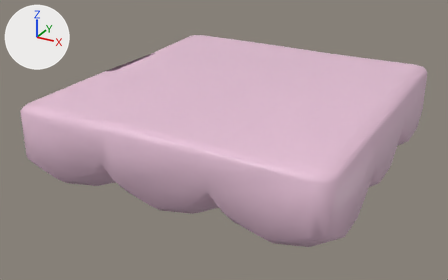
Before and after pictures for a commit that changed the FBX model Definitive Art/3D/Cloud_hp.fbx.
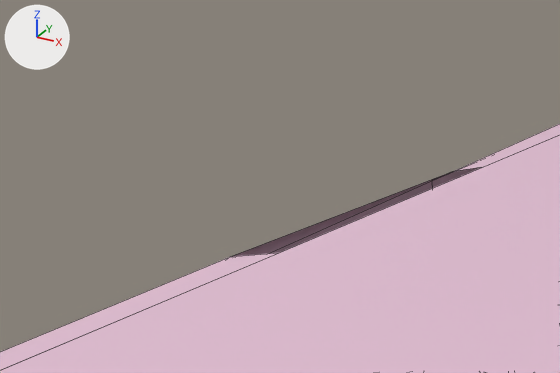
Old and new are each drawn whole from a 50 mm lens placed at (4.56, -10.28, 4.61), pointed at (-0.6, -0.9, -0.08) and again close up on the part from 13% to 38% of the width and 7% to 34% of the height. The lights are fixed; the arrows at upper left show +X, +Y and +Z. The close-ups show mesh edges as thin lines. Where no turn or scale is listed for an object, it has been applied to the vertices. Vertices at the same position are counted once.

Names of what the first close-up shows: 'cloud'.
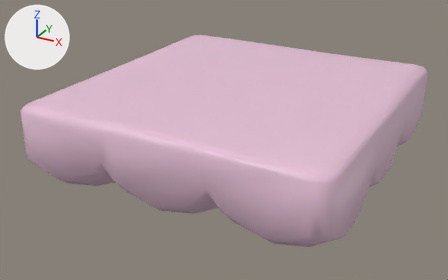
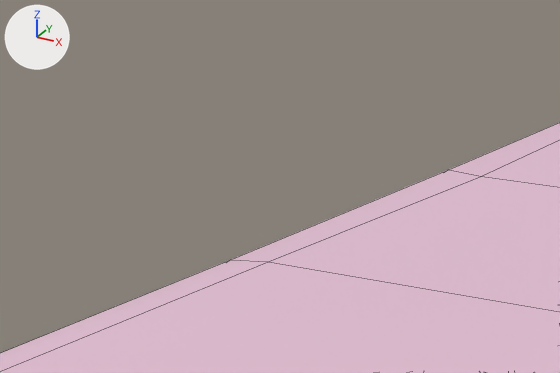
Edits to the bpy script that builds the scene:
```text
Change me_sphere_007:
    used by ob_cloud; location = (0.0, 0.0, 0.0)
    remove me_sphere_007.from_pydata(...)  # 737 vertices, 689 faces; spans x -3.17..2.4, y -3.51..2.26, z -0.57..1.01
    add me_sphere_007.from_pydata(...)  # 741 vertices, 695 faces; spans x -3.17..2.4, y -3.51..2.26, z -0.57..1.01
    me_sphere_007 part 1
    3 vertices are removed from x -3.08..-2.89, y -1.21..0.26, z 0.97..1.0
    8 faces are deleted
    10 vertices move within x -3.08..2.12, y -3.22..2.18, z 0.96..1.0
    7 vertices are added at x -3.06..0.65, y -1.24..0.24, z 0.96..1.0
    14 new faces join them
```

Changed parts and their boxes (x1, y1, x2, y2) in the close-ups (560 x 373 px):
'cloud', reshaped
    before: (0, 124, 560, 373)
    after: (0, 123, 560, 373)
